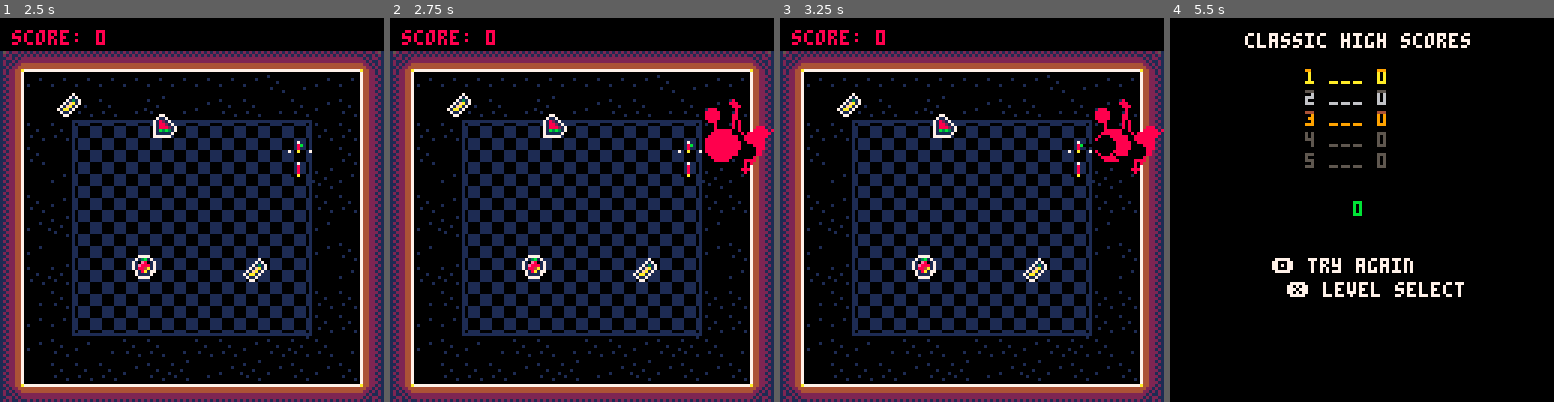
Above: before the commit, frames 1-4 (left to right).
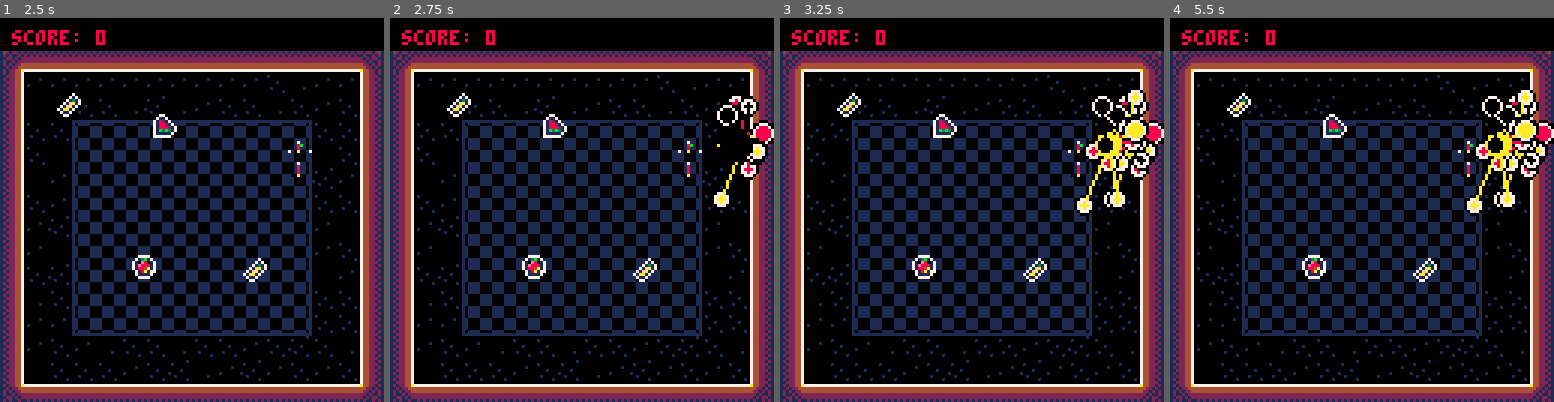
Above: after the commit, the same moments.

Repository: tmelot2/pico-8
Game: PICO-8 cartridge snekdash.p8
The game is run twice, just before and just after one commit, with the same random seed, the same clock (stepped at 60 frames per second) and the same inputs.
Inputs:
- Up to frame 1 (2.5 s): tap X (X key) at 0.33, 1.07, 1.85 s; tap O (Z key) at 0.7, 1.7, 2.1 s; hold Right 1.6-2.1 s; hold Up 2.15-2.42 s; hold Right from 2.47 s (still down)
- Up to frame 2 (2.75 s): keep holding Right; tap O (Z key) at 2.5 s
- Up to frame 3 (3.25 s): tap O (Z key) at 2.9 s; tap X (X key) at 2.97 s; release Right at 3.03 s; hold Left from 3.08 s (still down)
- Up to frame 4 (5.5 s): tap O (Z key) every 0.4 s from 3.3 to 5.3 s; release Left at 3.58 s; hold Down 3.63-3.97 s; hold Right 4.02-4.68 s; tap X (X key) at 4.08, 5.2 s; hold Up 4.73-5.03 s; hold Left from 5.08 s (still down)

Frame 1 is identical in both runs. In frame 2, 2.0% of the frame differs, in the area x 82-100%, y 20-50%; in frame 3, 2.7%; in frame 4, 45%, in the area x 0-100%, y 3-100%.

Commit message:
Improve death animation graphics & timing

Diff:
--- a/snekdash.p8
+++ b/snekdash.p8
@@ -800,6 +800,9 @@
 function deadupdate()
 	timer+=1
 
+  maxplayerh=max(maxplayerh,#player.h)
+  delete_cnt=maxplayerh/120
+
 	if #player.h > 1 then
 		add(circles, {
 		  x=player.h[#player.h].x,
@@ -807,7 +810,6 @@
 		  r=frnd(4)+2,
 		  c=snakepalette[#player.h%(#snakepalette)+1]
 		})
-		delete_cnt = 1 + (flr(timer/5)*flr(timer/5)) / 8
 
 		for i=0,delete_cnt do
 			del(player.h,player.h[#player.h])
@@ -837,7 +839,9 @@
   		ny=rndneg()*2+c.r + flr(rnd(len)*sin(rnd(1)))
   		bigger = flr(rnd(10)) > 7
   		if bigger then size = 2 else size = 1 end
-  		circfill(c.x+nx, c.y+ny, size, c.c)
+  		circfill(c.x+nx, c.y+ny, size+2, 0)
+      circfill(c.x+nx, c.y+ny, size+1, 7)
+      circfill(c.x+nx, c.y+ny, size, c.c)
   		if flr(rnd(10) > 8) then
   			line(c.x-0.1*nx, c.y-0.1*ny, c.x+nx,c.y+ny, c.c)
   		end
